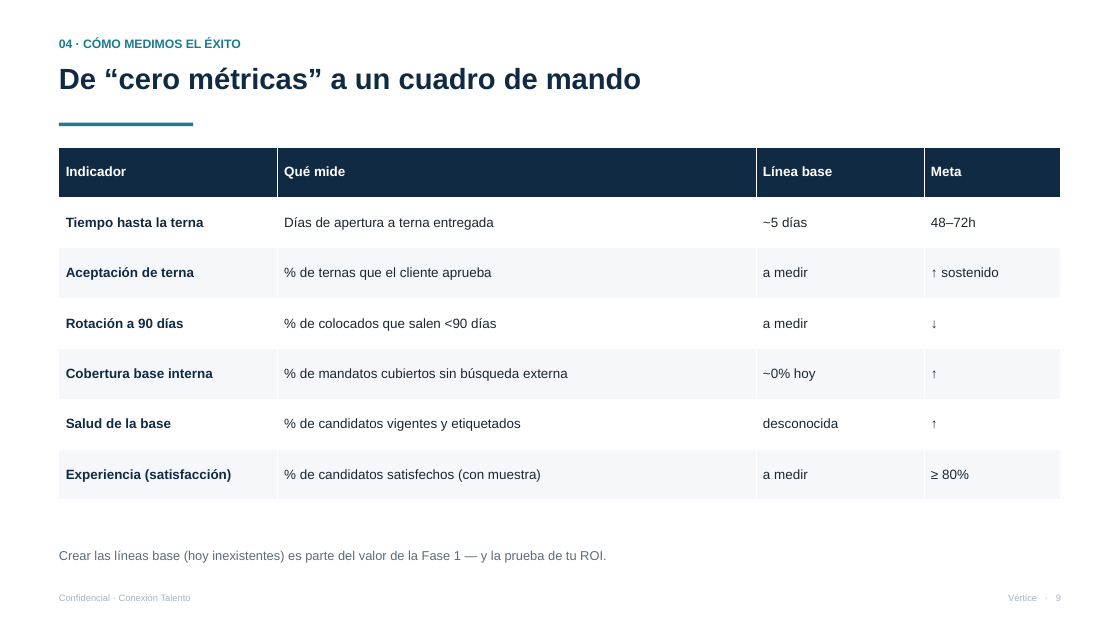
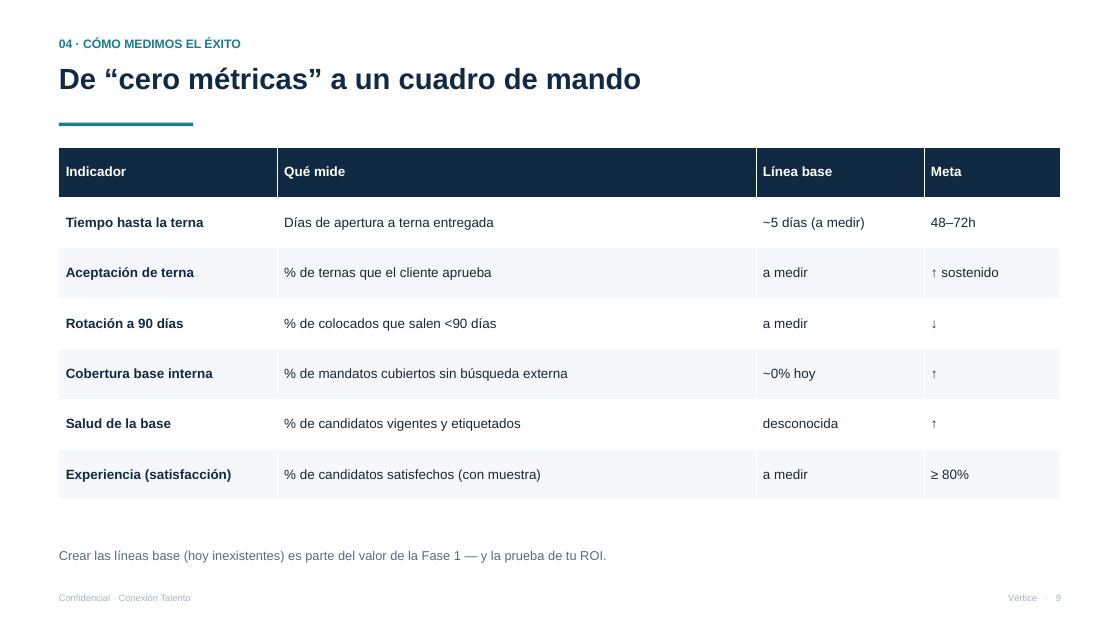
Before and after one commit to vverlaine/conexion-talento-ia, a slide deck: slide 9 of 04-propuesta/Presentacion-Conexion-Talento.pptx. Drawn at 1120x630 pixels with LibreOffice and Linux fonts; fonts in the diff are those of the drawing. Boxes give left, top, right and bottom in pixels: in the first picture for what was removed or moved away, otherwise in the second. Text is boxed around its words. In the diff, an @@ line names an element or a change of style, - is before the commit and + after.

```diff
--- a/04-propuesta/Presentacion-Conexion-Talento.pptx
+++ b/04-propuesta/Presentacion-Conexion-Talento.pptx
@@ table at [59,147,1061,500] @@
-row 2, column 3: ~5 días
+row 2, column 3: ~5 días (a medir)
```
Also in this commit, not shown: 4 other slides changed, 4 other files.
